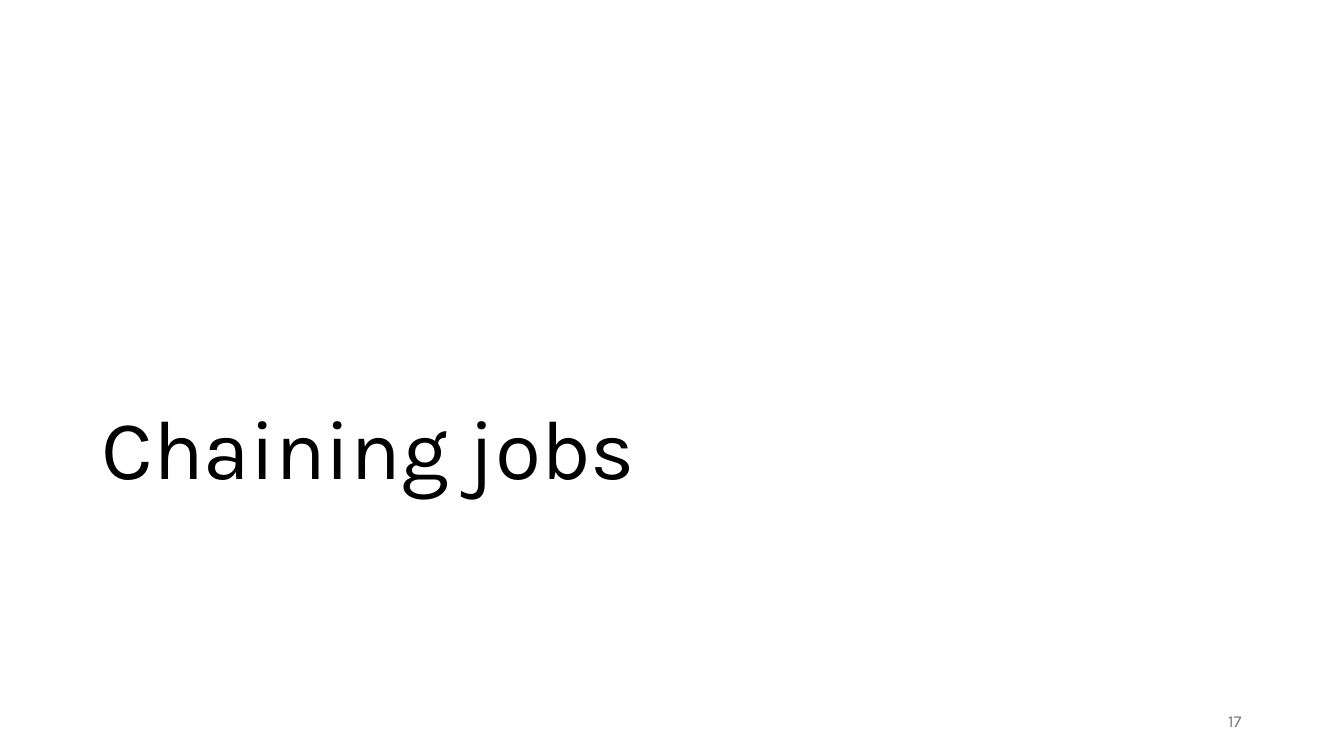
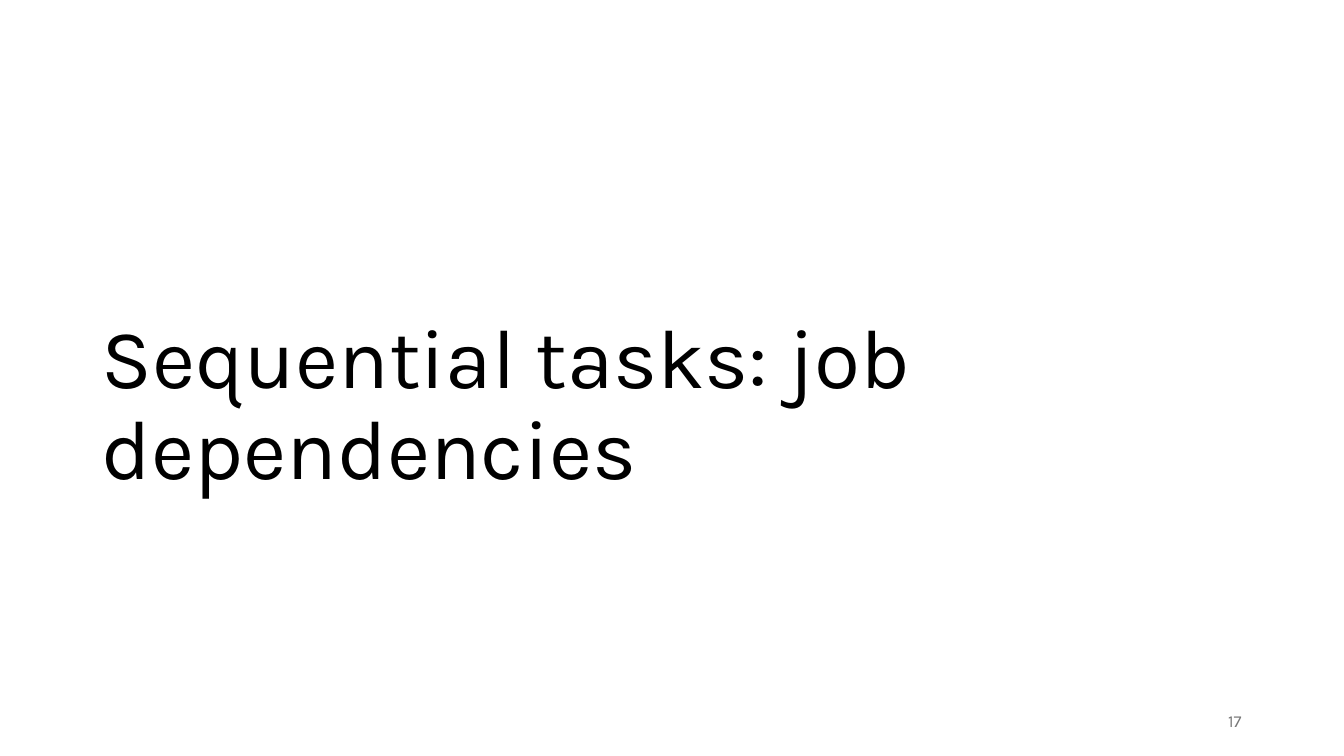
Before and after one commit to gjbex/Workflows-for-HPC, a slide deck: slide 17 of workflow_for_HPC.pptx. Drawn at 1344x756 pixels with LibreOffice and Linux fonts; fonts in the diff are those of the drawing. Boxes give left, top, right and bottom in pixels: in the first picture for what was removed or moved away, otherwise in the second. Text is boxed around its words. In the diff, an @@ line names an element or a change of style, - is before the commit and + after.

Commit message:
Change section titles

```diff
--- a/workflow_for_HPC.pptx
+++ b/workflow_for_HPC.pptx
@@ title at bbox=[102, 330, 910, 499]: text changed @@
-Chaining jobs
+Sequential tasks: job dependencies
```
Also in this commit, not shown: 4 other slides changed.
